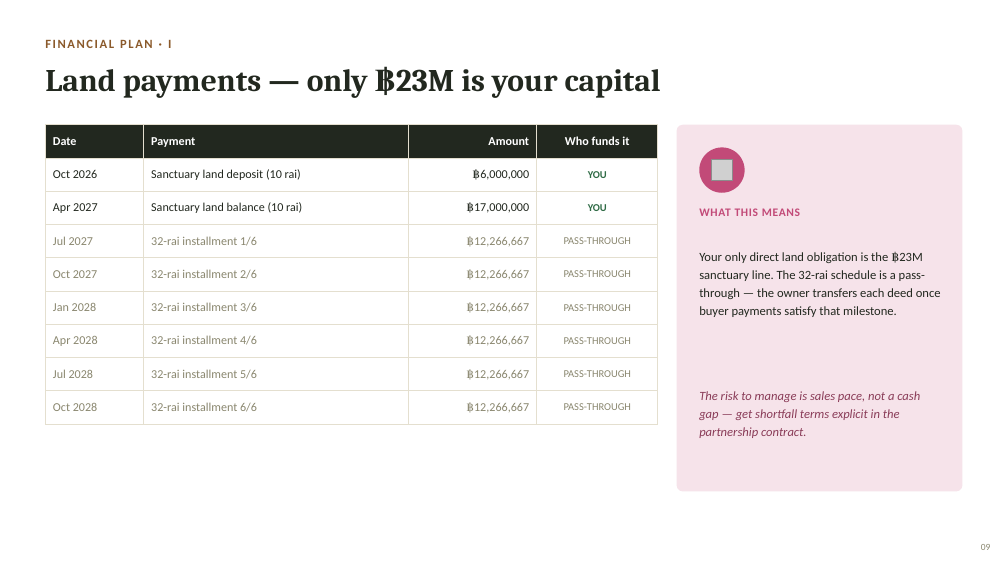
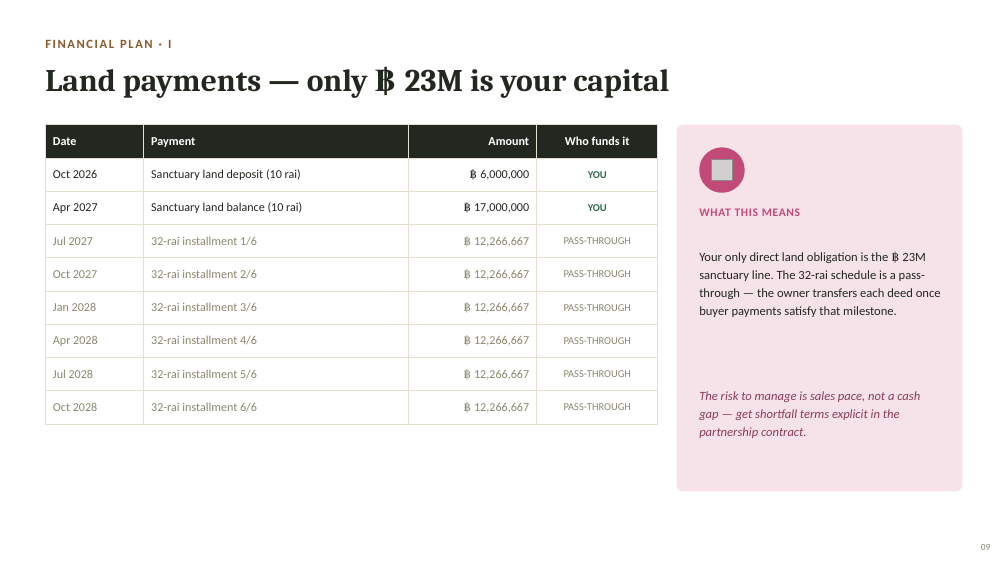
Before and after one commit to apinyacode/FarmDeApp, a slide deck: slide 9 of business-plan/presentation/Angel_Arms_Sanctuary_Plan.pptx. Drawn at 1008x567 pixels with LibreOffice and Linux fonts; fonts in the diff are those of the drawing; grey boxes stand for pictures. Boxes give left, top, right and bottom in pixels: in the first picture for what was removed or moved away, otherwise in the second. Text is boxed around its words. In the diff, an @@ line names an element or a change of style, - is before the commit and + after.

```diff
--- a/business-plan/presentation/Angel_Arms_Sanctuary_Plan.pptx
+++ b/business-plan/presentation/Angel_Arms_Sanctuary_Plan.pptx
@@ text at [45, 69, 669, 98]: spaces changed @@
-Land payments — only ฿23M is your capital
+Land payments — only ฿ 23M is your capital
@@ table at [45, 125, 658, 416] @@
-row 2, column 3: ฿6,000,000
+row 2, column 3: ฿ 6,000,000
-row 3, column 3: ฿17,000,000
+row 3, column 3: ฿ 17,000,000
-row 4, column 3: ฿12,266,667
+row 4, column 3: ฿ 12,266,667
-row 5, column 3: ฿12,266,667
+row 5, column 3: ฿ 12,266,667
-row 6, column 3: ฿12,266,667
+row 6, column 3: ฿ 12,266,667
-row 7, column 3: ฿12,266,667
+row 7, column 3: ฿ 12,266,667
-row 8, column 3: ฿12,266,667
+row 8, column 3: ฿ 12,266,667
-row 9, column 3: ฿12,266,667
+row 9, column 3: ฿ 12,266,667
@@ text at [699, 252, 941, 317]: spaces changed @@
-Your only direct land obligation is the ฿23M sanctuary line. The 32-rai schedule is a pass-through — the owner transfers each deed once buyer payments satisfy that milestone.
+Your only direct land obligation is the ฿ 23M sanctuary line. The 32-rai schedule is a pass-through — the owner transfers each deed once buyer payments satisfy that milestone.
```
Also in this commit, not shown: 9 other slides changed, 1 other file.
